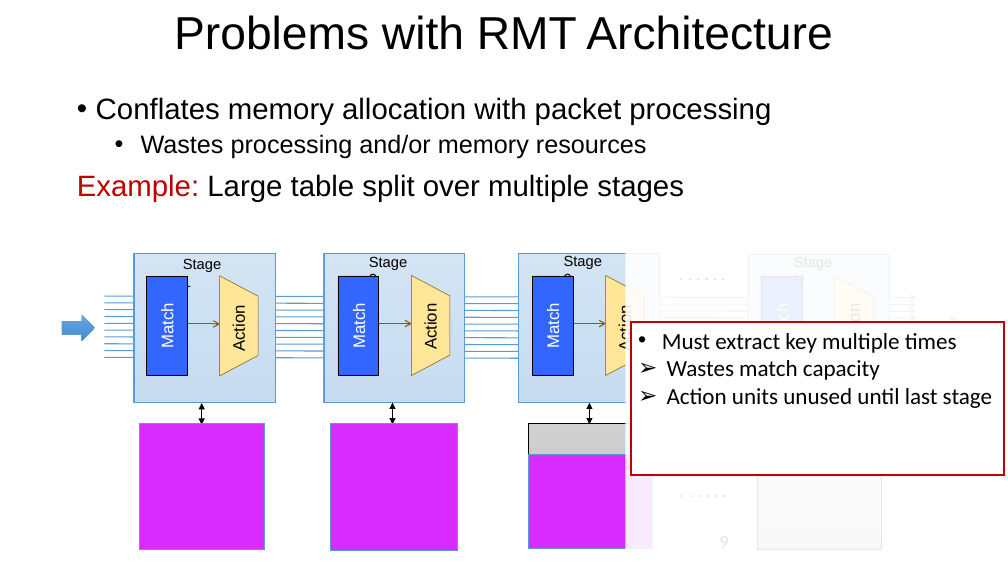
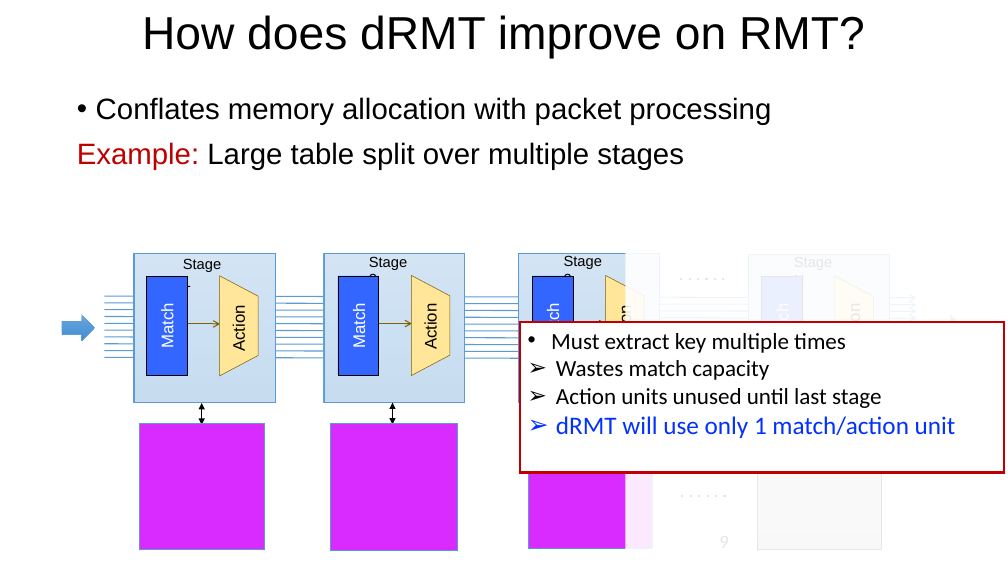
Before and after one commit to anirudhSK/drmt_talk, a slide deck: slide 9 of drmt_sigcomm.pptx. Drawn at 1008x567 pixels with LibreOffice and Linux fonts; fonts in the diff are those of the drawing. Boxes give left, top, right and bottom in pixels: in the first picture for what was removed or moved away, otherwise in the second. Text is boxed around its words. In the diff, an @@ line names an element or a change of style, - is before the commit and + after.

```diff
--- a/drmt_sigcomm.pptx
+++ b/drmt_sigcomm.pptx
@@ title at bbox=[142, 15, 865, 59]: text changed @@
-Problems with RMT Architecture
+How does dRMT improve on RMT?
@@ text at bbox=[141, 134, 647, 158]: paragraph removed @@
-  • Wastes processing and/or memory resources
@@ rectangle "Must extract key multiple times": place and size @@
-rectangle "Must extract key multiple times" at bbox=[631, 323, 1004, 476]
+rectangle "Must extract key multiple times" at bbox=[520, 323, 1004, 473]
@@ text in rectangle at bbox=[556, 416, 956, 438]: paragraph added @@
+➢ dRMT will use only 1 match/action unit
@@ double arrow removed from (590, 403) to (590, 424) @@
@@ text in rectangle at bbox=[760, 426, 879, 435]: text added @@
+Memory Cluster N
```
Also in this commit, not shown: 1 other slide changed, 1 slide removed.
